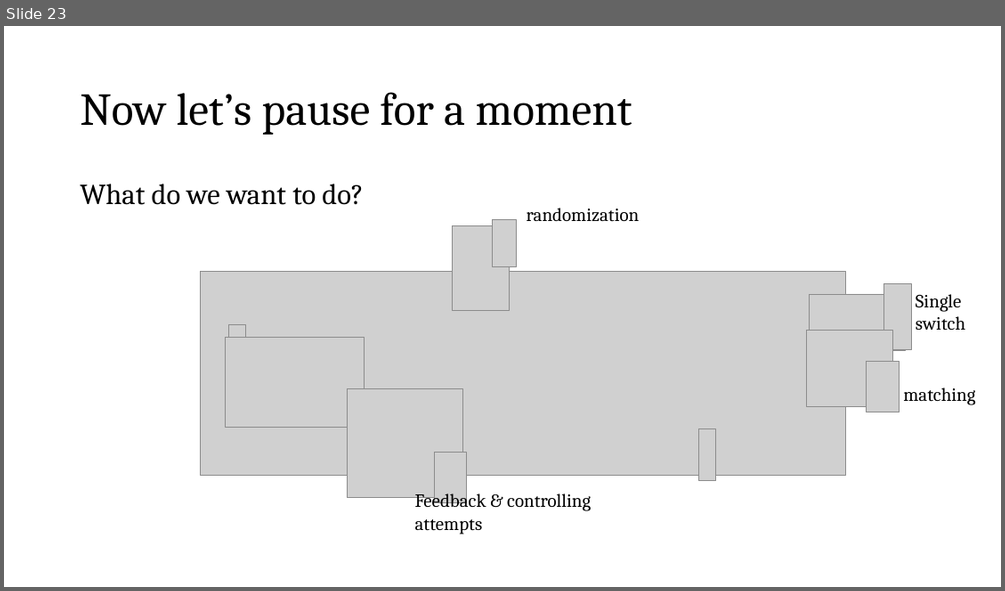
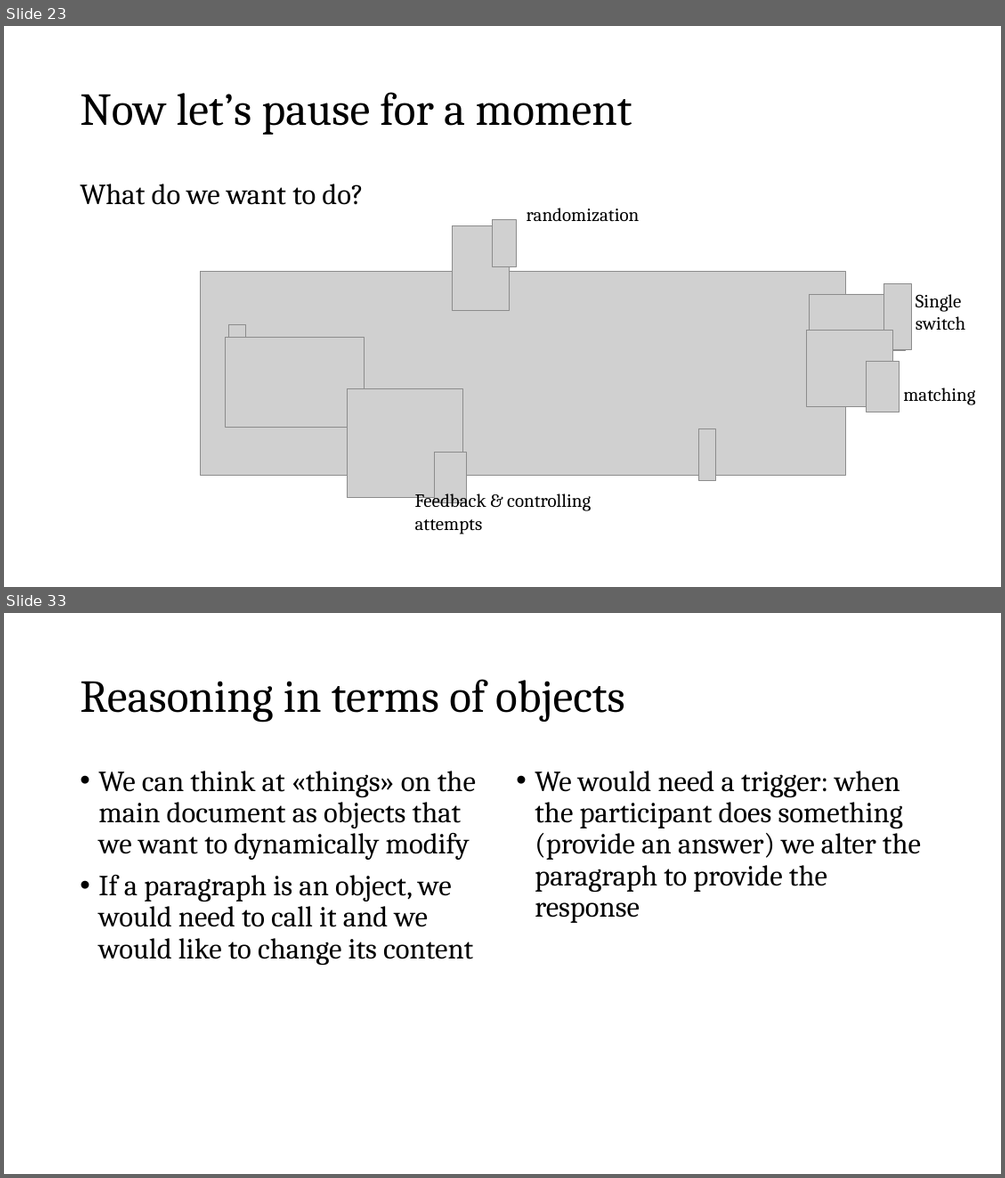
Before and after one commit to fbogliacino/labjsCourse, a slide deck: slides/Slides Labjs.pptx. Shown one above the other, each under a label of ours: slide 23 before the commit, slides 23 and 33 after it; the slides between them are not shown. The pictures are 1005x591 and 1005x1178 pixels, drawn with LibreOffice and Linux fonts; fonts in the diff are those of the drawing; grey boxes stand for pictures. Boxes give left, top, right and bottom in pixels: in the first picture for what was removed or moved away, otherwise in the second. Text is boxed around its words. In the diff, an @@ line names an element or a change of style, - is before the commit and + after.

```diff
--- a/slides/Slides Labjs.pptx
+++ b/slides/Slides Labjs.pptx
@@ slide 33 added at box(4, 613, 1001, 1174), background #FFFFFF @@
@@ title added at box(80, 679, 624, 722), 44 pt, text #000000 @@
+Reasoning in terms of objects
@@ text added at box(98, 771, 476, 965), 28 pt, text #000000 @@
+• We can think at «things» on the main document as objects that we want to dynamically modify
+• If a paragraph is an object, we would need to call it and we would like to change its content
@@ text added at box(534, 771, 921, 923), 28 pt, text #000000 @@
+• We would need a trigger: when the participant does something (provide an answer) we alter the paragraph to provide the response
```
Also in this commit, not shown: 4 slides changed, 20 other slides added.
